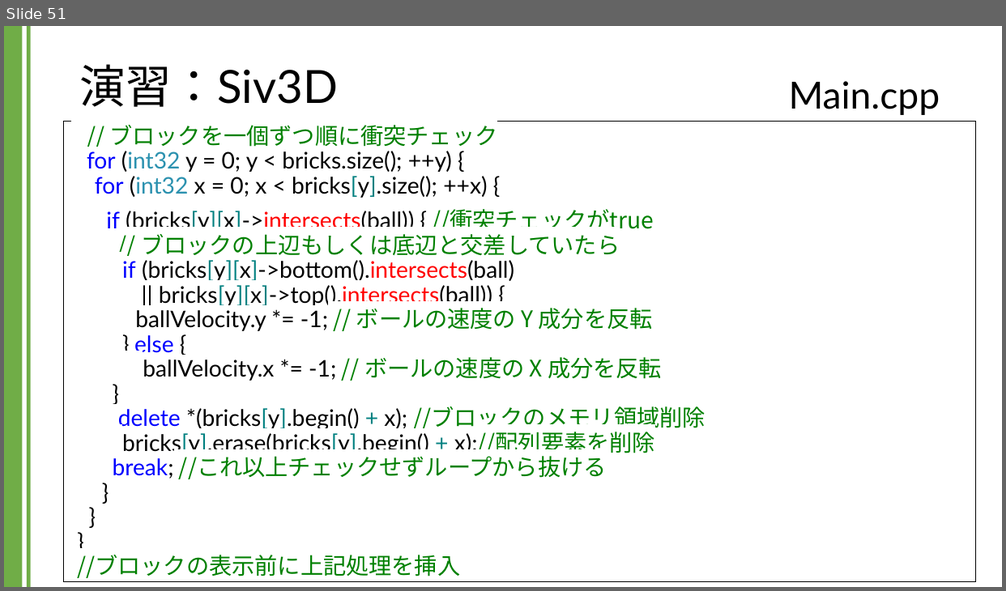
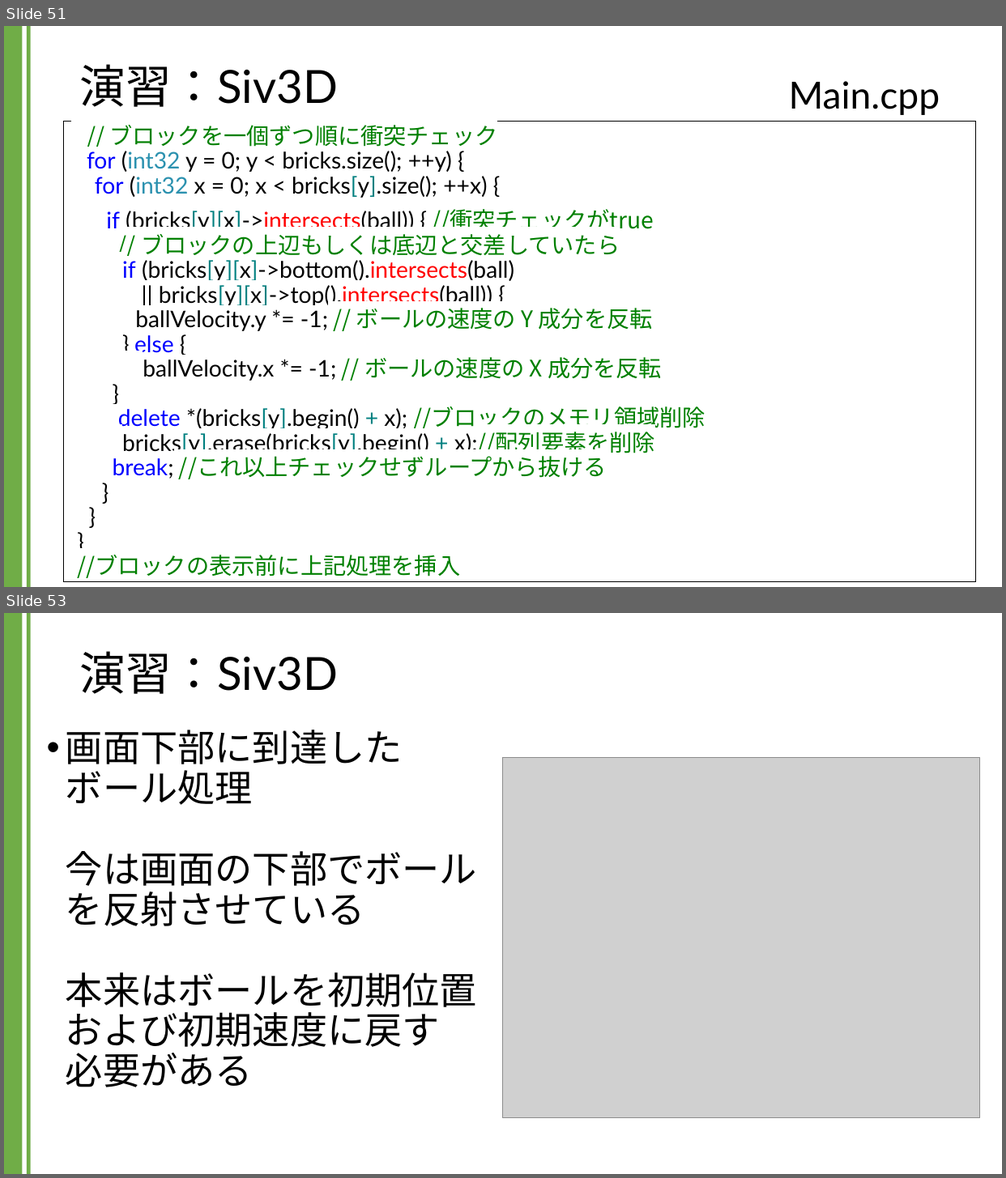
Before and after one commit to kic-murata/cpp2024, a slide deck: 授業資料/演習課題：Siv3D.pptx. Shown one above the other, each under a label of ours: slide 51 before the commit, slides 51 and 53 after it; the slides between them are not shown. The pictures are 1006x591 and 1006x1178 pixels, drawn with LibreOffice and Linux fonts; fonts in the diff are those of the drawing; grey boxes stand for pictures; background and template pictures are left out. Boxes give left, top, right and bottom in pixels: in the first picture for what was removed or moved away, otherwise in the second. Text is boxed around its words. In the diff, an @@ line names an element or a change of style, - is before the commit and + after.

```diff
--- a/授業資料/演習課題：Siv3D.pptx
+++ b/授業資料/演習課題：Siv3D.pptx
@@ slide 53 added at (x1=4, y1=613, x2=1002, y2=1174), background #FFFFFF; not listed: 2 template elements that a slide beside it also shows @@
@@ title added at (x1=80, y1=651, x2=338, y2=694), 44 pt, text #000000 @@
+演習：Siv3D
@@ text added at (x1=66, y1=730, x2=477, y2=1088), 36 pt, text #000000 @@
+• 画面下部に到達した
+  ボール処理
+  今は画面の下部でボール
+  を反射させている
+  本来はボールを初期位置
+  および初期速度に戻す
+  必要がある
@@ picture added at (x1=503, y1=757, x2=980, y2=1118) @@
```
Also in this commit, not shown: 3 slides changed, 9 other slides added.
